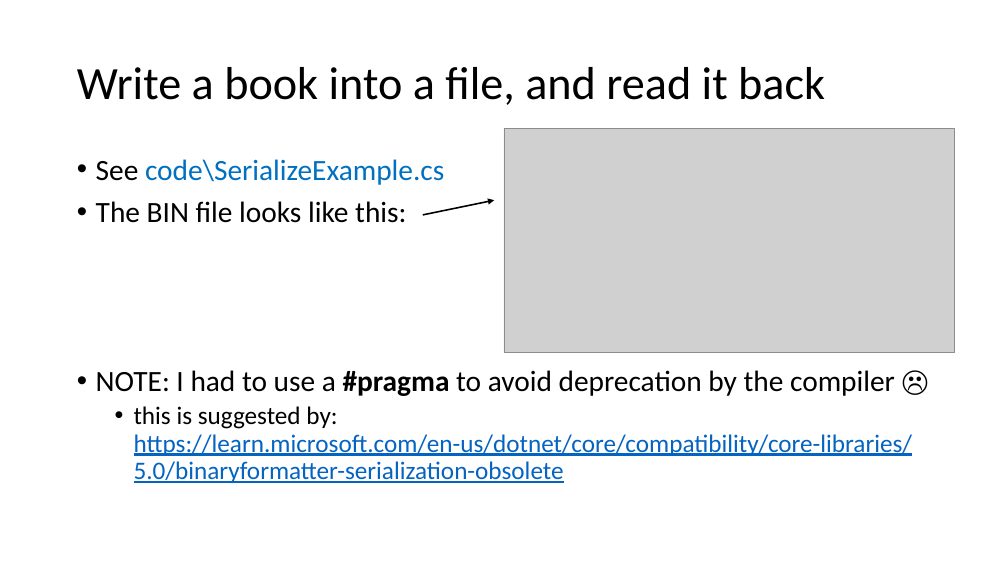
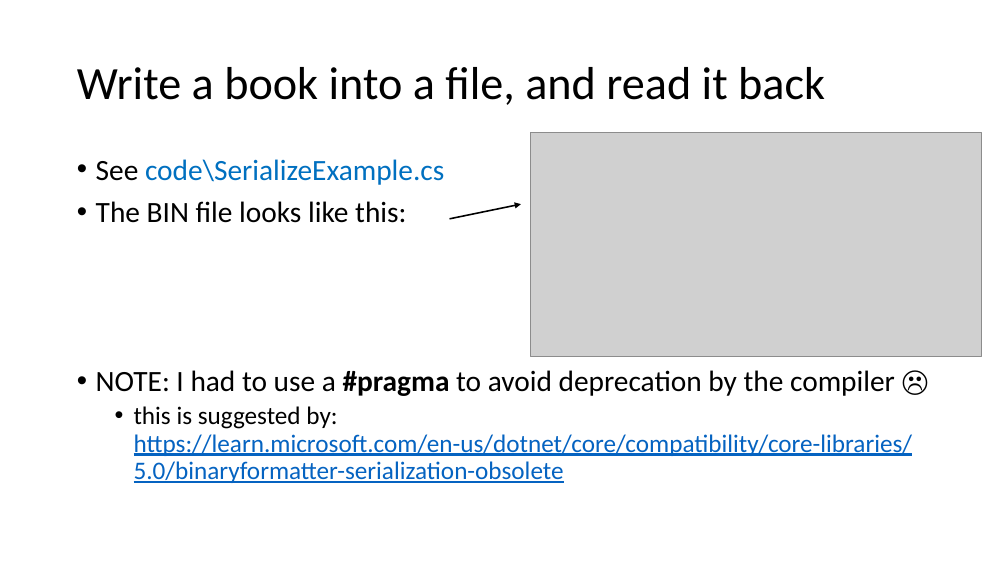
Before and after one commit to andrea270872/ApplicationDevelopment2023, a slide deck: slide 20 of lecture04/aval_lecture04.pptx (slide 19 before the commit). Drawn at 1008x567 pixels with LibreOffice and Linux fonts; fonts in the diff are those of the drawing; grey boxes stand for pictures. Boxes give left, top, right and bottom in pixels: in the first picture for what was removed or moved away, otherwise in the second. Text is boxed around its words. In the diff, an @@ line names an element or a change of style, - is before the commit and + after.

```diff
--- a/lecture04/aval_lecture04.pptx
+++ b/lecture04/aval_lecture04.pptx
@@ picture: place and size @@
-picture at <box>504,129,955,353</box>
+picture at <box>531,133,982,357</box>
@@ arrow moved from (423, 215) - (495, 200) to (450, 219) - (521, 204) @@
```
Also in this commit, not shown: 1 slide added.
